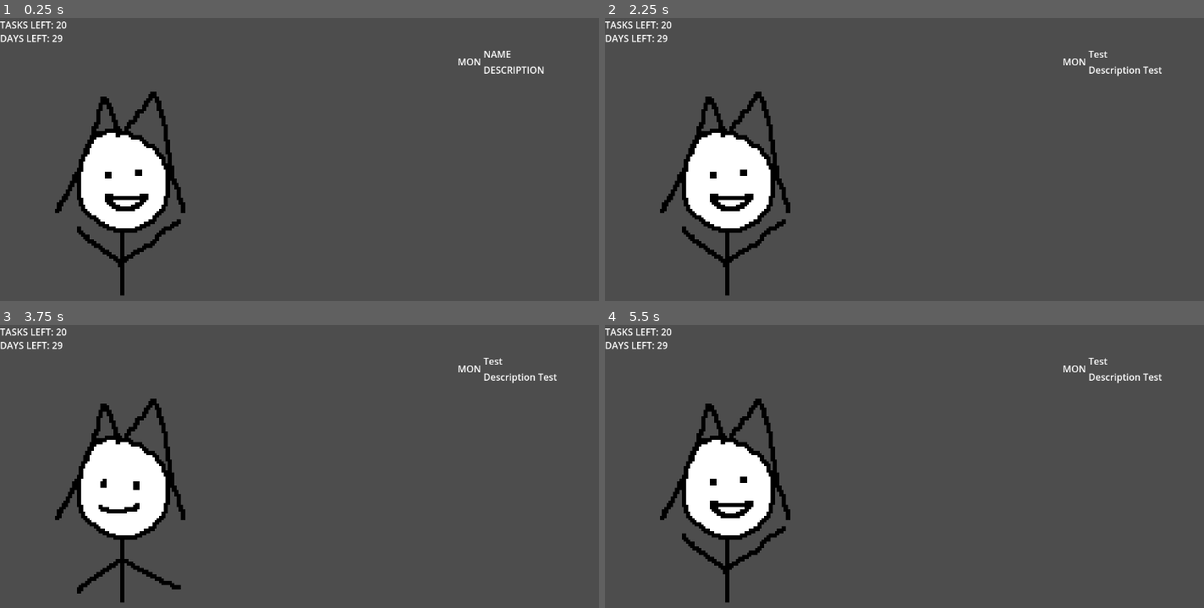
Above: before the commit, frames 1-4 (two rows, left to right).
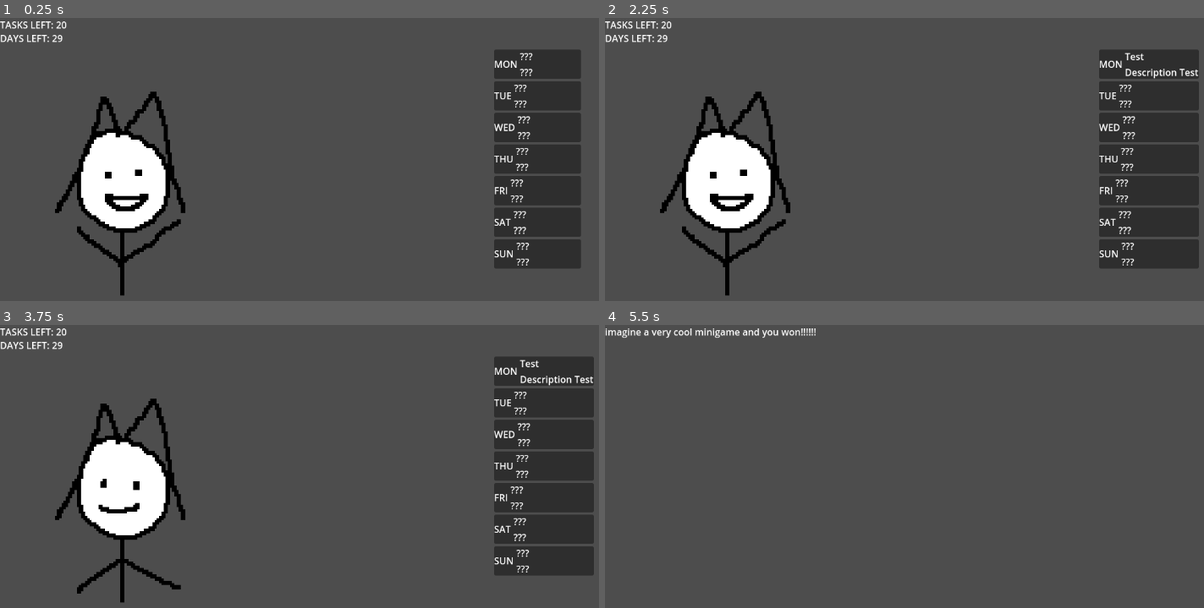
Above: after the commit, the same moments.

Repository: eeeeeeri/holojam-7
Game: Godot game, scene res://Scenes/Schedule/main.tscn
Two runs of this game, one before a commit and one after it. Both use one fixed random seed, a clock stepped at 60 frames per second and the inputs below. Before the commit the project starts from res://Scenes/main.tscn.
Inputs:
- Up to frame 1 (0.25 s): no input
- Up to frame 2 (2.25 s): tap Enter at 1.25 s
- Up to frame 3 (3.75 s): no input
- Up to frame 4 (5.5 s): tap Space at 4.25 s

The runs differ from the first frame. In frame 1, 10% of the frame differs, in the area x 76-97%, y 11-89%; in frame 2, 12%, in the area x 76-100%, y 11-89%; in frame 3, 12%; in frame 4, 7.0%.

Commit message:
feat: schedule show minigames

Diff:
--- a/Scenes/Minigames/minigame.tscn
+++ b/Scenes/Minigames/minigame.tscn
@@ -6,7 +6,7 @@
 script = ExtResource("1_mhhjm")
 
 [node name="EndTimer" type="Timer" parent="."]
-wait_time = 5.0
+wait_time = 2.0
 one_shot = true
 autostart = true
 
--- a/Scenes/main.tscn
+++ b/Scenes/Schedule/main.tscn
@@ -1,32 +1,33 @@
-[gd_scene load_steps=12 format=3 uid="uid://bnqhejfut3w7b"]
+[gd_scene load_steps=13 format=3 uid="uid://bnqhejfut3w7b"]
 
-[ext_resource type="Script" uid="uid://deq4n12lu8a3j" path="res://Scripts/main.gd" id="1_jjvhh"]
-[ext_resource type="Texture2D" uid="uid://c2jdiexj4wntx" path="res://Assets/Sprites/temp_angry_reaction.png" id="2_kry3j"]
-[ext_resource type="Texture2D" uid="uid://dt4m6sja71wo1" path="res://Assets/Sprites/temp_default_reaction.png" id="3_21xkr"]
-[ext_resource type="Texture2D" uid="uid://dlvgmc8fhttan" path="res://Assets/Sprites/temp_happy_reaction.png" id="4_6bp64"]
+[ext_resource type="Script" uid="uid://deq4n12lu8a3j" path="res://Scripts/main.gd" id="1_3ietj"]
+[ext_resource type="Texture2D" uid="uid://c2jdiexj4wntx" path="res://Assets/Sprites/temp_angry_reaction.png" id="2_lcg5u"]
+[ext_resource type="Texture2D" uid="uid://dt4m6sja71wo1" path="res://Assets/Sprites/temp_default_reaction.png" id="3_00b8s"]
+[ext_resource type="Texture2D" uid="uid://dlvgmc8fhttan" path="res://Assets/Sprites/temp_happy_reaction.png" id="4_35h1h"]
+[ext_resource type="PackedScene" uid="uid://b4w0xm4p43dyl" path="res://Scenes/Schedule/weekday.tscn" id="5_h2ku8"]
 
 [sub_resource type="AtlasTexture" id="AtlasTexture_344ge"]
-atlas = ExtResource("2_kry3j")
+atlas = ExtResource("2_lcg5u")
 region = Rect2(0, 0, 100, 100)
 
 [sub_resource type="AtlasTexture" id="AtlasTexture_ynf5e"]
-atlas = ExtResource("2_kry3j")
+atlas = ExtResource("2_lcg5u")
 region = Rect2(100, 0, 100, 100)
 
 [sub_resource type="AtlasTexture" id="AtlasTexture_hptm8"]
-atlas = ExtResource("3_21xkr")
+atlas = ExtResource("3_00b8s")
 region = Rect2(0, 0, 100, 100)
 
 [sub_resource type="AtlasTexture" id="AtlasTexture_d1ilt"]
-atlas = ExtResource("3_21xkr")
+atlas = ExtResource("3_00b8s")
 region = Rect2(100, 0, 100, 100)
 
 [sub_resource type="AtlasTexture" id="AtlasTexture_6iyac"]
-atlas = ExtResource("4_6bp64")
+atlas = ExtResource("4_35h1h")
 region = Rect2(0, 0, 100, 100)
 
 [sub_resource type="AtlasTexture" id="AtlasTexture_fdnlq"]
-atlas = ExtResource("4_6bp64")
+atlas = ExtResource("4_35h1h")
 region = Rect2(100, 0, 100, 100)
 
 [sub_resource type="SpriteFrames" id="SpriteFrames_jkdf5"]
@@ -85,7 +86,7 @@
 autostart = true
 
 [node name="NextMinigame" type="Timer" parent="."]
-wait_time = 5.0
+wait_time = 3.0
 one_shot = true
 
 [node name="LiveKronersReaction" type="AnimatedSprite2D" parent="."]
@@ -95,28 +96,37 @@
 autoplay = "default"
 
 [node name="Schedule" type="VBoxContainer" parent="."]
-offset_left = 780.0
-offset_top = 50.0
-offset_right = 913.0
-offset_bottom = 100.0
+offset_left = 842.0
+offset_top = 54.0
+offset_right = 990.0
+offset_bottom = 428.0
 
-[node name="Monday" type="HBoxContainer" parent="Schedule"]
+[node name="WeekDay" parent="Schedule" instance=ExtResource("5_h2ku8")]
 layout_mode = 2
 
-[node name="Label" type="Label" parent="Schedule/Monday"]
+[node name="WeekDay2" parent="Schedule" instance=ExtResource("5_h2ku8")]
 layout_mode = 2
-text = "MON"
+weekday = 1
 
-[node name="Minigame" type="VBoxContainer" parent="Schedule/Monday"]
+[node name="WeekDay3" parent="Schedule" instance=ExtResource("5_h2ku8")]
 layout_mode = 2
+weekday = 2
 
-[node name="Title" type="Label" parent="Schedule/Monday/Minigame"]
+[node name="WeekDay4" parent="Schedule" instance=ExtResource("5_h2ku8")]
 layout_mode = 2
-text = "NAME"
+weekday = 3
 
-[node name="Description" type="Label" parent="Schedule/Monday/Minigame"]
+[node name="WeekDay5" parent="Schedule" instance=ExtResource("5_h2ku8")]
 layout_mode = 2
-text = "DESCRIPTION"
+weekday = 4
+
+[node name="WeekDay6" parent="Schedule" instance=ExtResource("5_h2ku8")]
+layout_mode = 2
+weekday = 5
+
+[node name="WeekDay7" parent="Schedule" instance=ExtResource("5_h2ku8")]
+layout_mode = 2
+weekday = 6
 
 [connection signal="timeout" from="Reaction" to="." method="_on_reaction_timeout"]
 [connection signal="timeout" from="NextMinigame" to="." method="_on_next_minigame_timeout"]
--- /dev/null
+++ b/Scenes/Schedule/weekday.tscn
@@ -0,0 +1,26 @@
+[gd_scene load_steps=2 format=3 uid="uid://b4w0xm4p43dyl"]
+
+[ext_resource type="Script" uid="uid://ii1lwyvs2l2f" path="res://Scripts/weekday.gd" id="1_w7vp8"]
+
+[node name="WeekDay" type="PanelContainer"]
+offset_right = 240.0
+offset_bottom = 64.0
+script = ExtResource("1_w7vp8")
+
+[node name="HBoxContainer" type="HBoxContainer" parent="."]
+layout_mode = 2
+
+[node name="Label" type="Label" parent="HBoxContainer"]
+layout_mode = 2
+text = "MON"
+
+[node name="Minigame" type="VBoxContainer" parent="HBoxContainer"]
+layout_mode = 2
+
+[node name="Title" type="Label" parent="HBoxContainer/Minigame"]
+layout_mode = 2
+text = "NAME"
+
+[node name="Description" type="Label" parent="HBoxContainer/Minigame"]
+layout_mode = 2
+text = "DESCRIPTION"
--- a/Scripts/globals.gd
+++ b/Scripts/globals.gd
@@ -1,11 +1,16 @@
 extends Node
+
+enum WeekDay {MON, TUE, WED, THU, FRI, SAT, SUN}
 
 var minigames = [
 	Minigame.minigame("res://Scenes/Minigames/minigame.tscn","Test","Description Test")
 ]
+
+var week_minigames = []
 
 var first_minigame := true
 var last_minigame_won := false
 var current_minigame : Minigame
 var tasks_left : int = 20
 var days_left : int = 30
+var today := WeekDay.MON
--- a/Scripts/main.gd
+++ b/Scripts/main.gd
@@ -5,9 +5,7 @@
 @onready var next_minigame: Timer = $NextMinigame
 @onready var tasks_left: Label = $TasksLeft
 @onready var days_left: Label = $DaysLeft
-
-@onready var title: Label = $Schedule/Monday/Minigame/Title
-@onready var description: Label = $Schedule/Monday/Minigame/Description
+@onready var schedule: VBoxContainer = $Schedule
 
 
 func _ready() -> void:
@@ -24,18 +22,22 @@
 		Globals.tasks_left -= 1
 	Globals.days_left -= 1
 
-
-func _process(delta: float) -> void:
 	tasks_left.text = "TASKS LEFT: " + str(Globals.tasks_left)
 	days_left.text = "DAYS LEFT: " + str(Globals.days_left)
 
+	for i in range(Globals.week_minigames.size()):
+		schedule.get_child(i).minigame = Globals.week_minigames[i]
+
 
 func _on_reaction_timeout() -> void:
+
 	live_kroners_reaction.animation = "default"
 	if Globals.first_minigame: Globals.first_minigame = false
 	Globals.current_minigame = Globals.minigames.pick_random()
-	title.text = Globals.current_minigame.title
-	description.text = Globals.current_minigame.description
+
+	Globals.week_minigames.append(Globals.current_minigame)
+	schedule.get_child(Globals.today).minigame = Globals.current_minigame
+
 	next_minigame.start()
 
 
--- a/Scripts/minigame.gd
+++ b/Scripts/minigame.gd
@@ -8,4 +8,11 @@
 		Globals.last_minigame_won = true
 	else:
 		Globals.last_minigame_won = false
-	get_tree().change_scene_to_file("res://Scenes/main.tscn")
+
+	if Globals.today == Globals.WeekDay.SUN:
+		Globals.today = Globals.WeekDay.MON
+		Globals.week_minigames.clear()
+	else:
+		Globals.today += 1
+
+	get_tree().change_scene_to_file("res://Scenes/Schedule/main.tscn")
--- a/Scripts/minigame_class.gd
+++ b/Scripts/minigame_class.gd
@@ -3,6 +3,8 @@
 var scene_file: String
 var title: String
 var description: String
+var won: bool
+var played: bool
 
 static func minigame(scene_file: String, title: String, description: String) -> Minigame:
 	var new_minigame := Minigame.new()
--- /dev/null
+++ b/Scripts/weekday.gd
@@ -0,0 +1,36 @@
+extends PanelContainer
+
+@export var weekday : Globals.WeekDay
+var minigame : Minigame
+
+@onready var label: Label = $HBoxContainer/Label
+@onready var title: Label = $HBoxContainer/Minigame/Title
+@onready var description: Label = $HBoxContainer/Minigame/Description
+
+func _ready() -> void:
+
+	match weekday:
+		Globals.WeekDay.MON:
+			label.text = "MON"
+		Globals.WeekDay.TUE:
+			label.text = "TUE"
+		Globals.WeekDay.WED:
+			label.text = "WED"
+		Globals.WeekDay.THU:
+			label.text = "THU"
+		Globals.WeekDay.FRI:
+			label.text = "FRI"
+		Globals.WeekDay.SAT:
+			label.text = "SAT"
+		Globals.WeekDay.SUN:
+			label.text = "SUN"
+
+
+func _process(delta: float) -> void:
+
+	if minigame:
+		title.text = minigame.title
+		description.text = minigame.description
+	else:
+		title.text = "???"
+		description.text = "???"
Not shown: 1 places in Scenes/Schedule/main.tscn that only renumber resources
Not shown, added: Scripts/weekday.gd.uid
